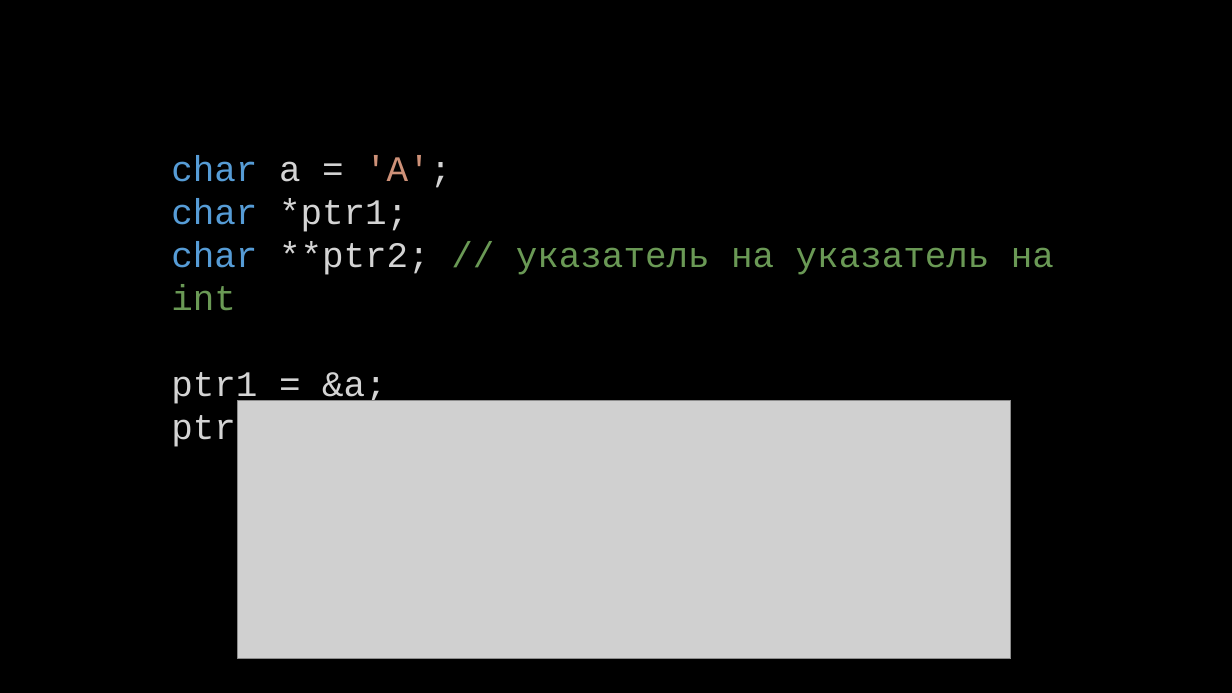
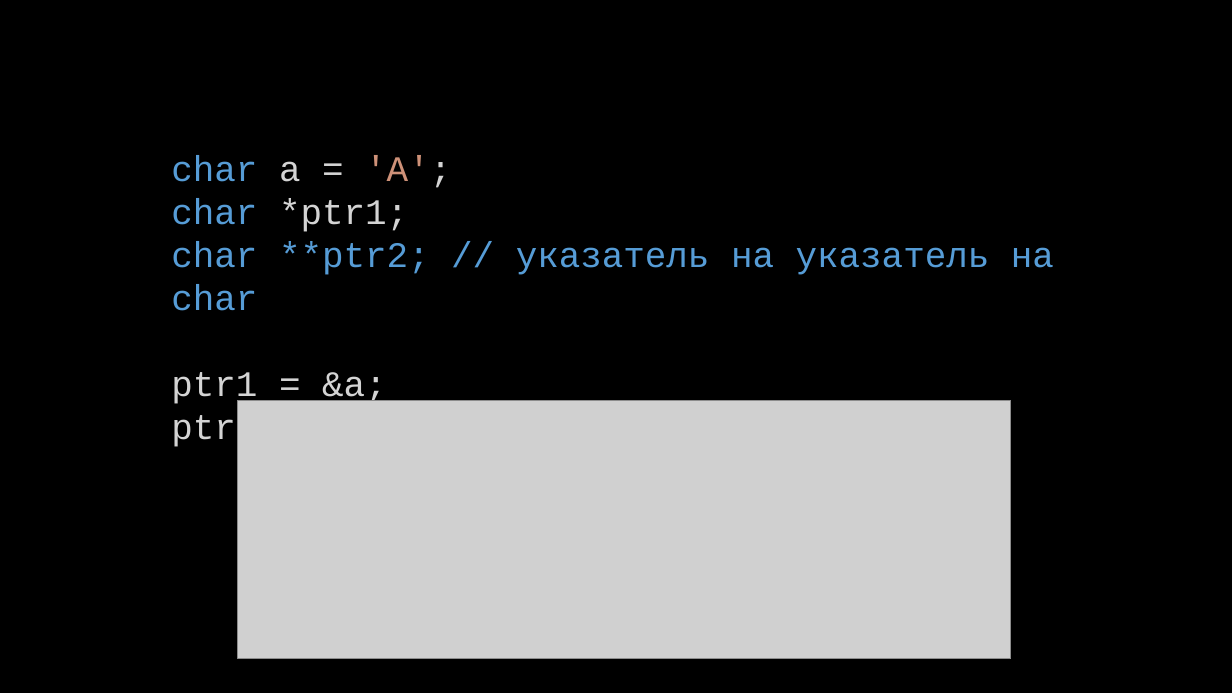
Before and after one commit to kruffka/C-Programming, a slide deck: slide 16 of 6_pointers/6_pointers.pptx. Drawn at 1232x693 pixels with LibreOffice and Linux fonts; fonts in the diff are those of the drawing; grey boxes stand for pictures. Boxes give left, top, right and bottom in pixels: in the first picture for what was removed or moved away, otherwise in the second. Text is boxed around its words. In the diff, an @@ line names an element or a change of style, - is before the commit and + after.

```diff
--- a/6_pointers/6_pointers.pptx
+++ b/6_pointers/6_pointers.pptx
@@ text at (171, 241, 1054, 311): text changed; text colour #6A9955 to #569CD6 @@
-char **ptr2; // указатель на указатель на int
+char **ptr2; // указатель на указатель на char
```
Also in this commit, not shown: 7 other slides changed, 5 slides removed, 18 other files.
